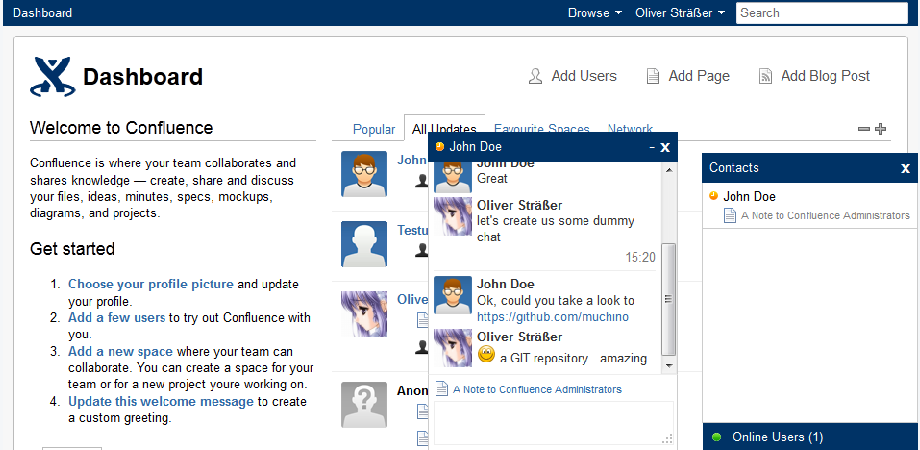
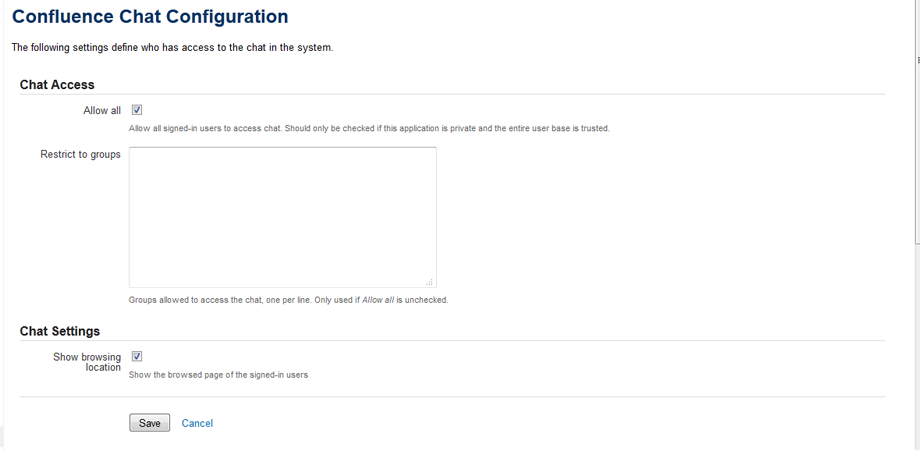
The second 920 x 450 image is a revision of the first. Changes to its layers:
hid "Ebene 3" over 3, 0, 918, 450
added layer "Ebene 6" above "Ebene 5" over 0, 0, 920, 450
added layer "Ebene 5" above "Hintergrund" over 0, 0, 920, 450
